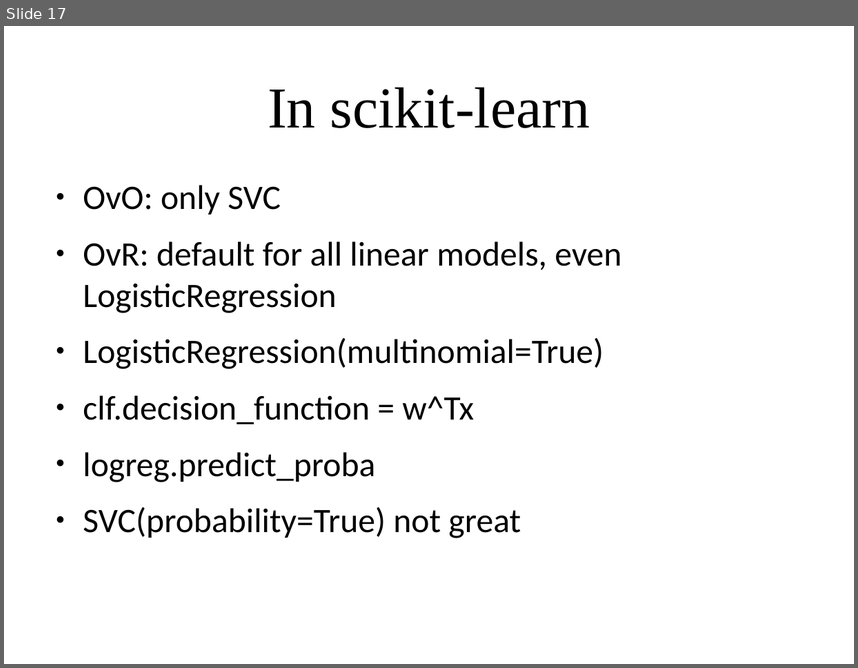
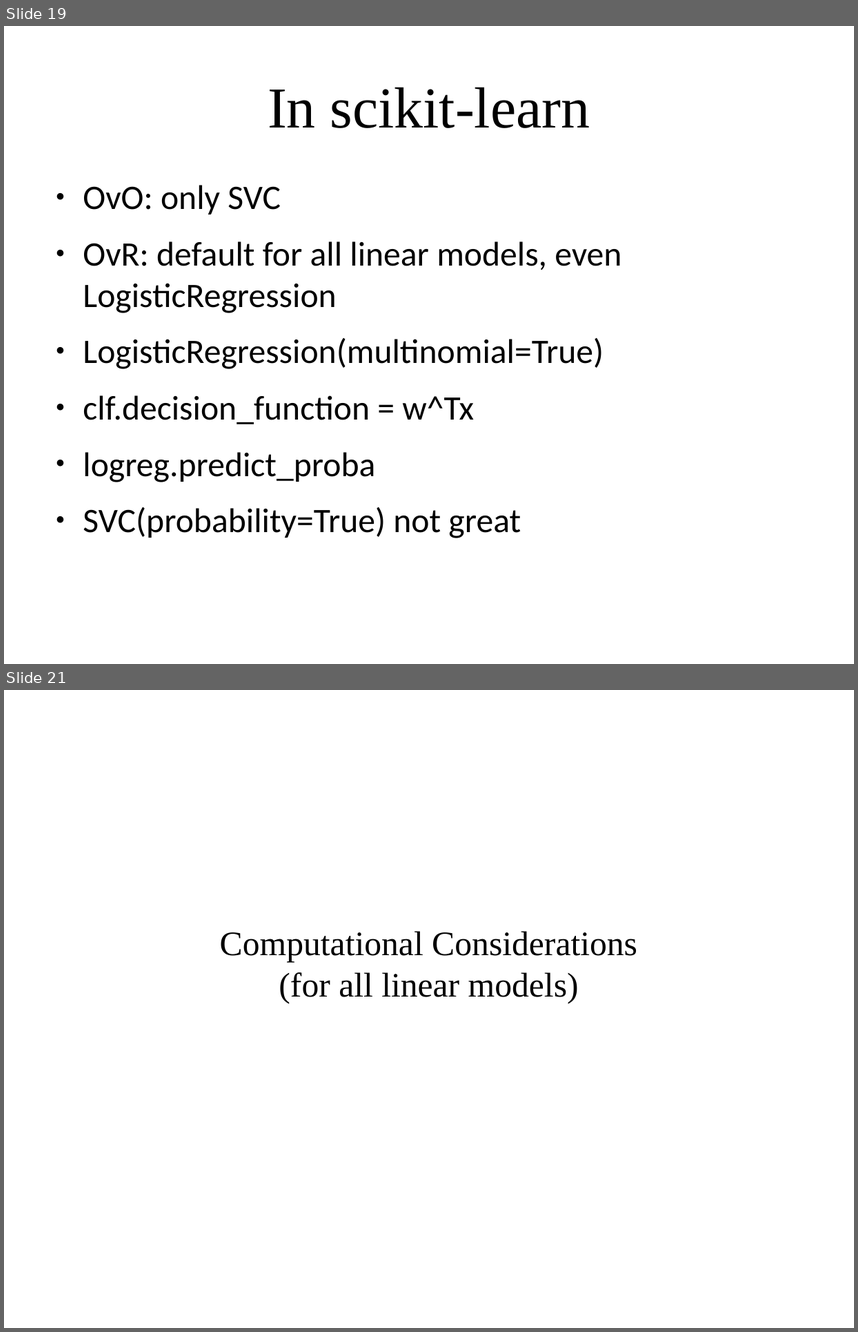
Before and after one commit to amueller/applied_ml_spring_2017, a slide deck: slides/aml-06-020617.odp. Shown one above the other, each under a label of ours: slide 17 before the commit, slides 19 and 21 after it; the slides between them are not shown. The pictures are 858x668 and 858x1332 pixels, drawn with LibreOffice and Linux fonts; fonts in the diff are those of the drawing. Boxes give left, top, right and bottom in pixels: in the first picture for what was removed or moved away, otherwise in the second. Text is boxed around its words. In the diff, an @@ line names an element or a change of style, - is before the commit and + after.

```diff
--- a/slides/aml-06-020617.odp
+++ b/slides/aml-06-020617.odp
@@ slide 21 added at box(4, 690, 854, 1328), background #FFFFFF @@
@@ subtitle added at box(220, 931, 637, 1003), 32 pt, text #000000 @@
+Computational Considerations
+(for all linear models)
@@ what was slide 17 is now slide 19 @@
```
Also in this commit, not shown: 4 slides changed, 3 other slides added, 1 slide removed, 4 other files.
